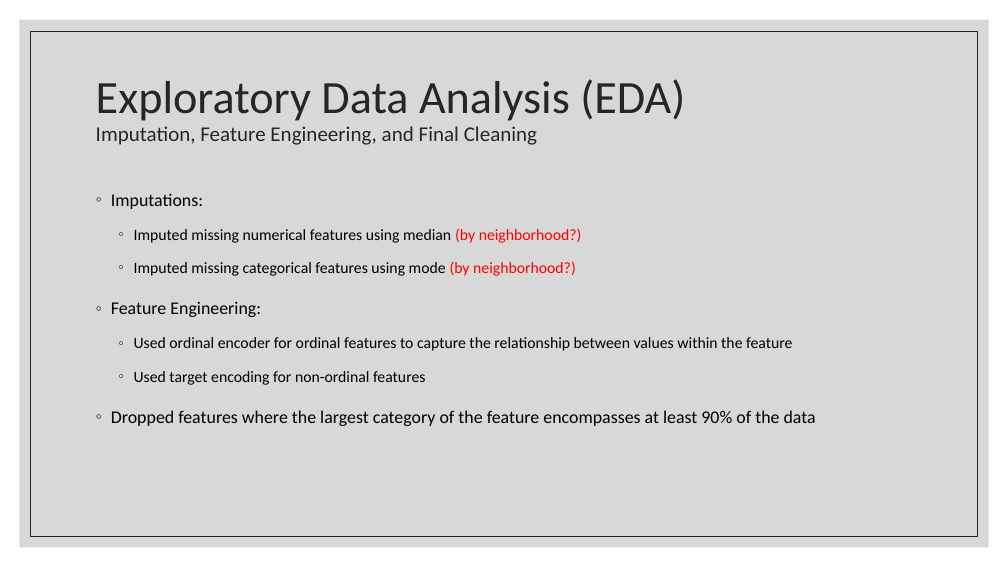
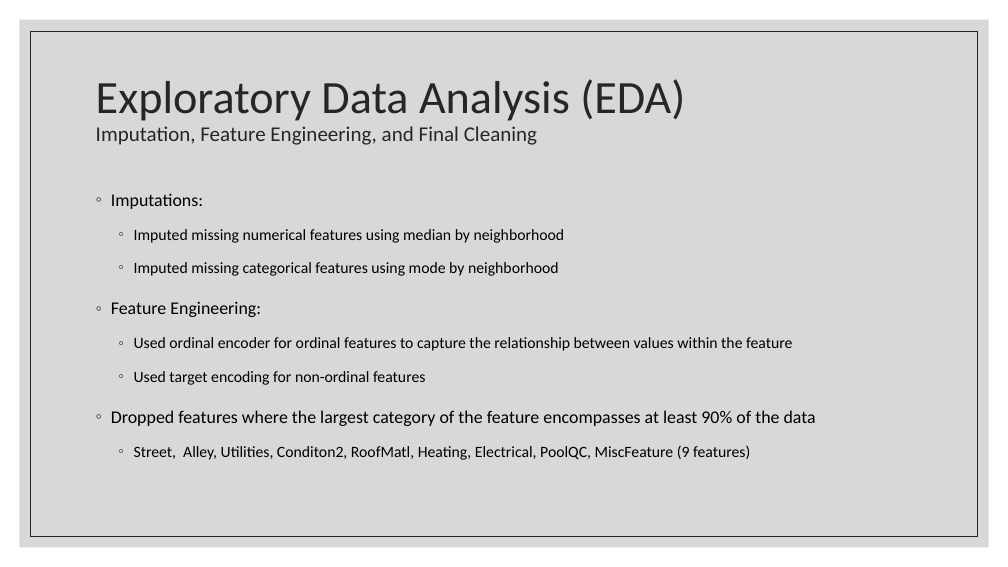
Before and after one commit to WilliamJHan/AmesHousePriceML, a slide deck: slide 8 of Ames House Price Prediction.pptx. Drawn at 1008x567 pixels with LibreOffice and Linux fonts; fonts in the diff are those of the drawing. Boxes give left, top, right and bottom in pixels: in the first picture for what was removed or moved away, otherwise in the second. Text is boxed around its words. In the diff, an @@ line names an element or a change of style, - is before the commit and + after.

```diff
--- a/Ames House Price Prediction.pptx
+++ b/Ames House Price Prediction.pptx
@@ text at [134, 229, 565, 276]: text changed @@
-  ◦ Imputed missing numerical features using median (by neighborhood?)
-  ◦ Imputed missing categorical features using mode (by neighborhood?)
+  ◦ Imputed missing numerical features using median by neighborhood
+  ◦ Imputed missing categorical features using mode by neighborhood
@@ text at [134, 446, 750, 460]: paragraph added @@
+  ◦ Street, Alley, Utilities, Conditon2, RoofMatl, Heating, Electrical, PoolQC, MiscFeature (9 features)
```
Also in this commit, not shown: 5 other slides changed, 4 slides added, 4 slides removed, 19 other files.
